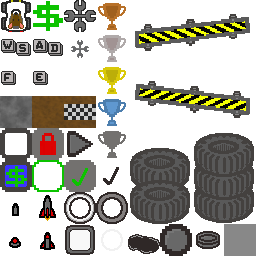
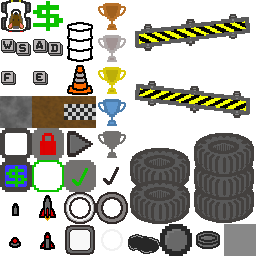
The second 256px x 256px image is a revision of the first. Changes to its layers:
painted on "placeholders.png" over [64, 0, 220, 256]
